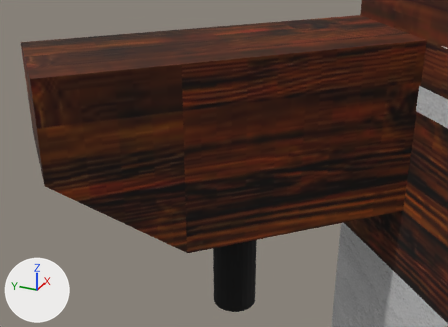
The COLLADA model dae/steny_obvodove.dae: old version first, new version second.
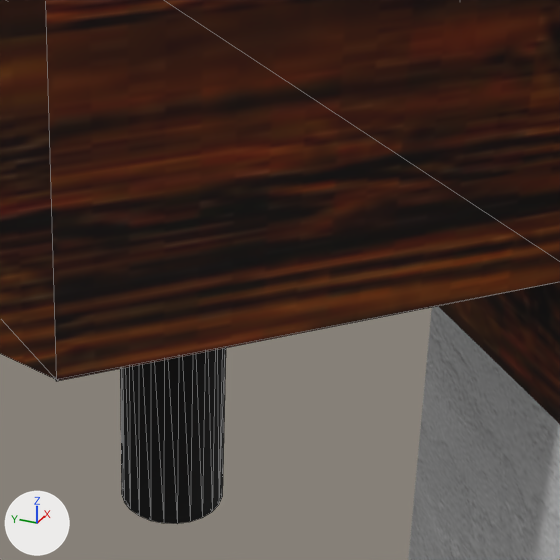
Each version is shown from a camera (50 mm lens) standing at (12.836, 39.98, 12.423) and looking at (13.726, 40.38, 11.978), then close up on the part from 37% to 88% of the width and 30% to 100% of the height. Lighting does not change. The marker at lower left points along +X, +Y and +Z. The close-ups show mesh edges as thin lines. Where no turn or scale is listed for an object, it has been applied to the vertices. Vertices at the same position are counted once.

Objects in the first close-up: 'SketchUp', 'group_15'.
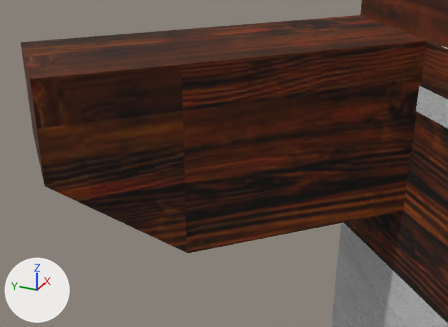
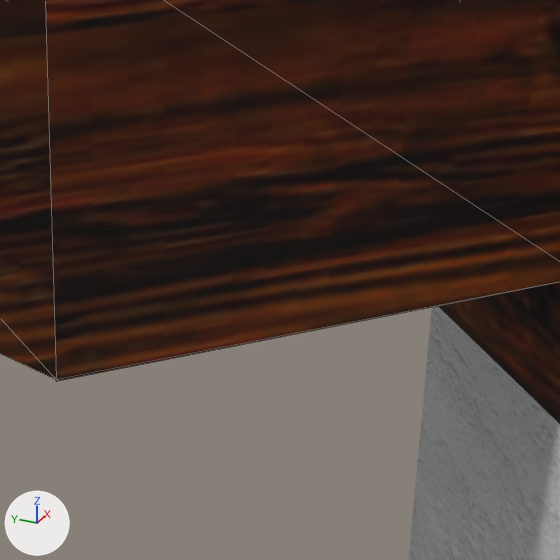
What differs and where, as boxes (x1, y1, x2, y2) in the close-ups (560 x 560 px):
'group_15', reshaped
    before: (0, 0, 560, 524)
    after: (0, 0, 560, 381)
part 1 of me_group_15, deleted (black)
    before: (120, 348, 226, 524)

The change in detail:
me_group_15 is used by ob_group_15; location (13.5745, 40.6563, 12.1947).
me_group_15 had 62 vertices, 115 faces and spanned x -0.144..0.42, y -0.571..0.001, z -0.507..0.002.
me_group_15 now has 38 vertices, 45 faces and spans x -0.144..0.42, y -0.571..0.001, z -0.308..0.002.
Part 1, on me_group_15:
24 vertices are removed from x 0.126..0.206, y -0.332..-0.252, z -0.507..-0.506.
70 faces are deleted.
me_group_15 no longer uses material mat_black (black #000000).
